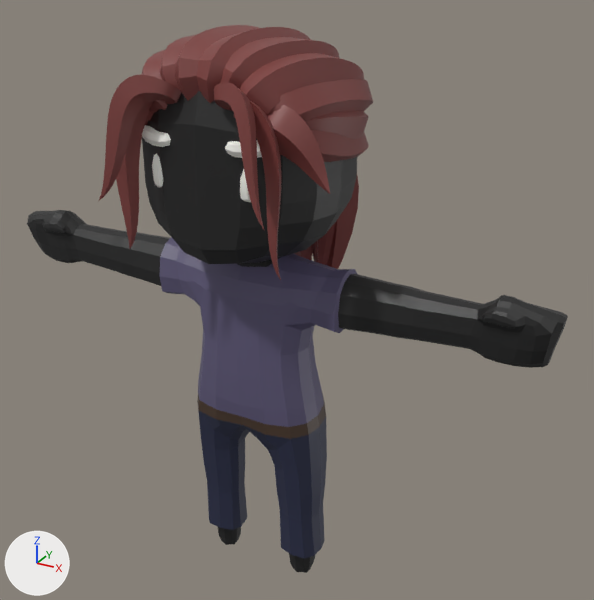
The glTF model data/glTF/Casual2_Female.gltf, before and after one commit.
Both versions are drawn from a 50 mm camera at (2.17, -3.5, 3.56) aimed at (0.14, 0.19, 1.72). Arrows for +X, +Y and +Z are at lower left; the lights stay in place. The picture after the commit comes second.

Names of what the first picture shows: 'Body'.
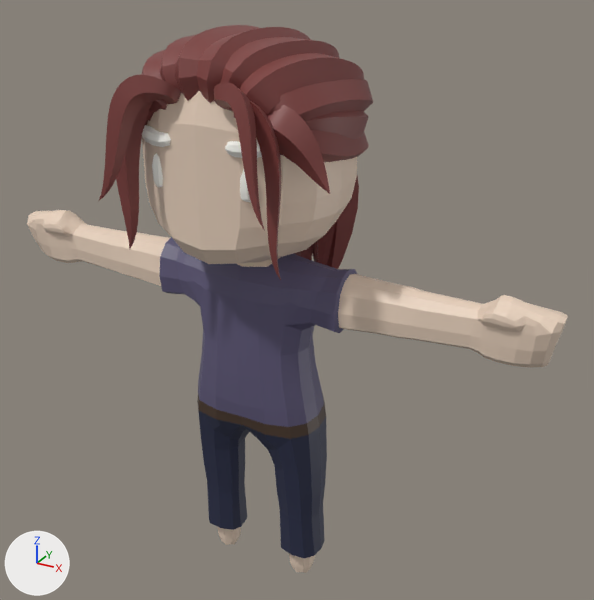
What changed in the scene script:
```text
Change mat_skin:
    mat_skin.base_color: (0.0134, 0.0134, 0.0134) -> (0.823, 0.651, 0.517)  # black #1f1f1f -> beige #ead3be
```

Where the change shows, as pixel boxes [x1, y1, x2, y2] in the pictures (594 x 600 px):
'Body', recoloured (black to beige): [27, 87, 568, 573] in both
